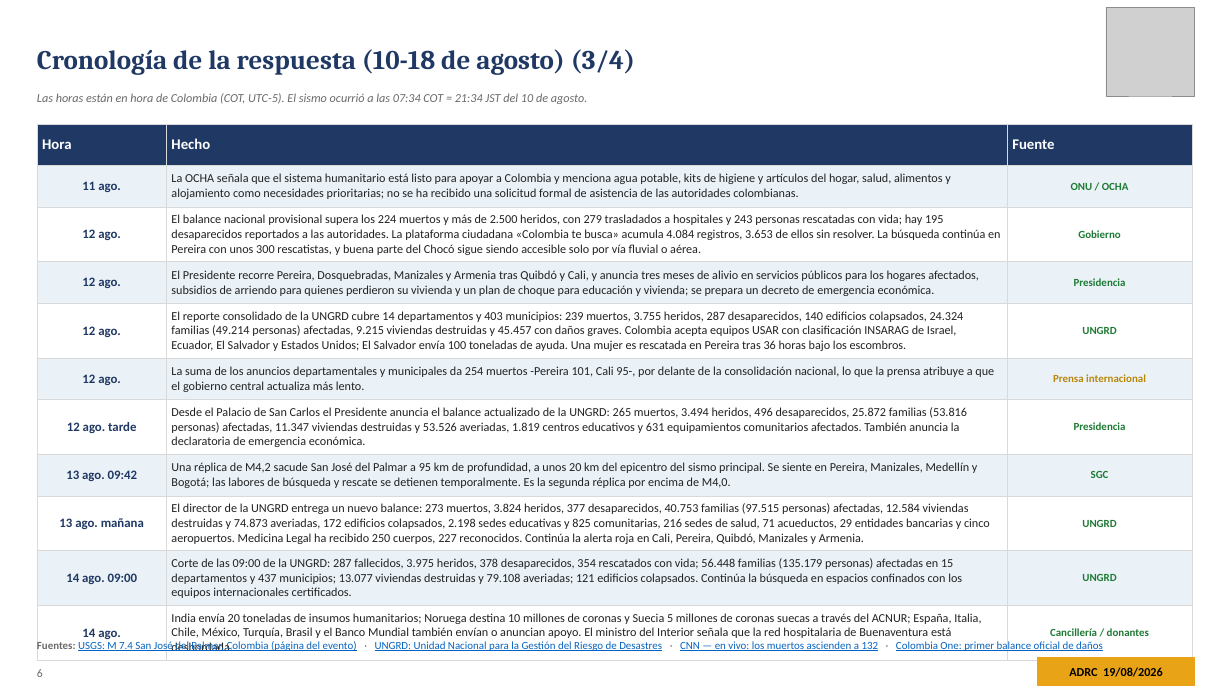
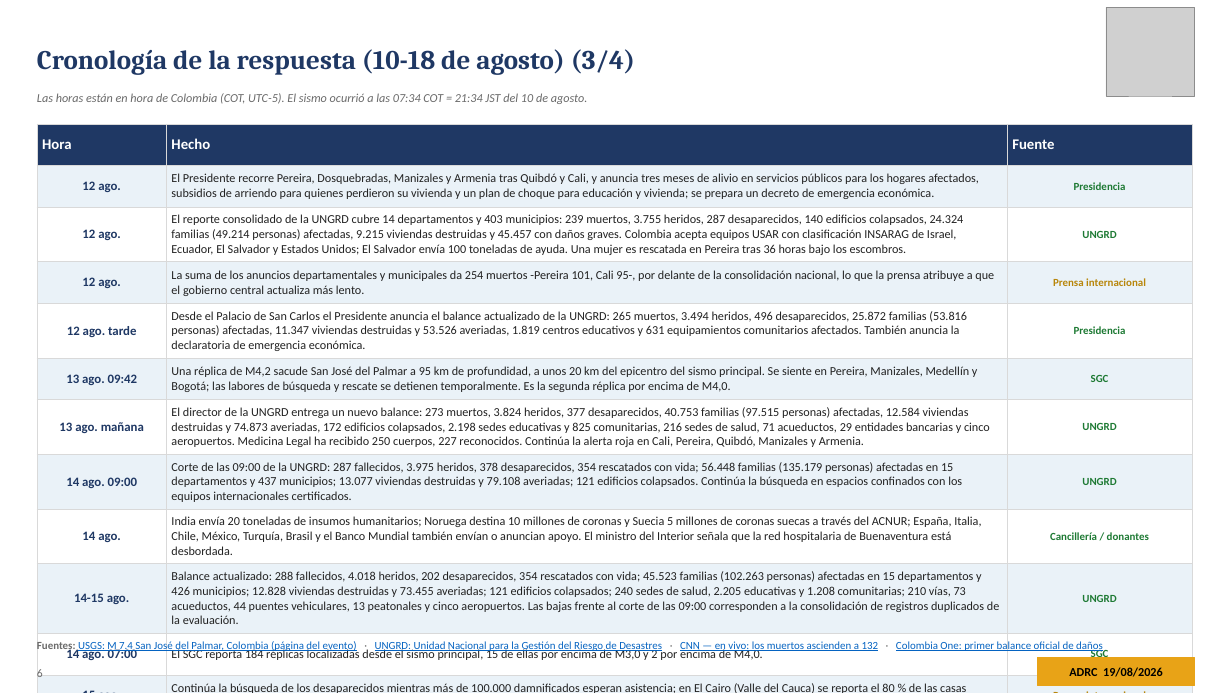
Before and after one commit to kochobi-max/whatsmap, a slide deck: slide 6 of reports/colombia_eq_20260810/output/ADRC_EQ_COL_Choco_20260810_ES.pptx. Drawn at 1232x693 pixels with LibreOffice and Linux fonts; fonts in the diff are those of the drawing; grey boxes stand for pictures. Boxes give left, top, right and bottom in pixels: in the first picture for what was removed or moved away, otherwise in the second. Text is boxed around its words. In the diff, an @@ line names an element or a change of style, - is before the commit and + after.

```diff
--- a/reports/colombia_eq_20260810/output/ADRC_EQ_COL_Choco_20260810_ES.pptx
+++ b/reports/colombia_eq_20260810/output/ADRC_EQ_COL_Choco_20260810_ES.pptx
@@ table at [37,124,1192,693] @@
-row 2: 11 ago. | La OCHA señala que el sistema humanitario está listo para apoyar a Colombia y menciona agua potable, kits de higiene y artículos del hogar, salud, alimentos y alojamiento como necesidades prioritarias; no se ha recibido una solicitud formal de asistencia de las autoridades colombianas. | ONU / OCHA
-row 3: 12 ago. | El balance nacional provisional supera los 224 muertos y más de 2.500 heridos, con 279 trasladados a hospitales y 243 personas rescatadas con vida; hay 195 desaparecidos reportados a las autoridades. La plataforma ciudadana «Colombia te busca» acumula 4.084 registros, 3.653 de ellos sin resolver. La búsqueda continúa en Pereira con unos 300 rescatistas, y buena parte del Chocó sigue siendo accesible solo por vía fluvial o aérea. | Gobierno
+row 10: 14-15 ago. | Balance actualizado: 288 fallecidos, 4.018 heridos, 202 desaparecidos, 354 rescatados con vida; 45.523 familias (102.263 personas) afectadas en 15 departamentos y 426 municipios; 12.828 viviendas destruidas y 73.455 averiadas; 121 edificios colapsados; 240 sedes de salud, 2.205 educativas y 1.208 comunitarias; 210 vías, 73 acueductos, 44 puentes vehiculares, 13 peatonales y cinco aeropuertos. Las bajas frente al corte de las 09:00 corresponden a la consolidación de registros duplicados de la evaluación. | UNGRD
+row 11: 14 ago. 07:00 | El SGC reporta 184 réplicas localizadas desde el sismo principal, 15 de ellas por encima de M3,0 y 2 por encima de M4,0. | SGC
+row 12: 15 ago. | Continúa la búsqueda de los desaparecidos mientras más de 100.000 damnificados esperan asistencia; en El Cairo (Valle del Cauca) se reporta el 80 % de las casas afectadas. | Prensa internacional
```
Also in this commit, not shown: 17 other slides changed, 8 other files.
